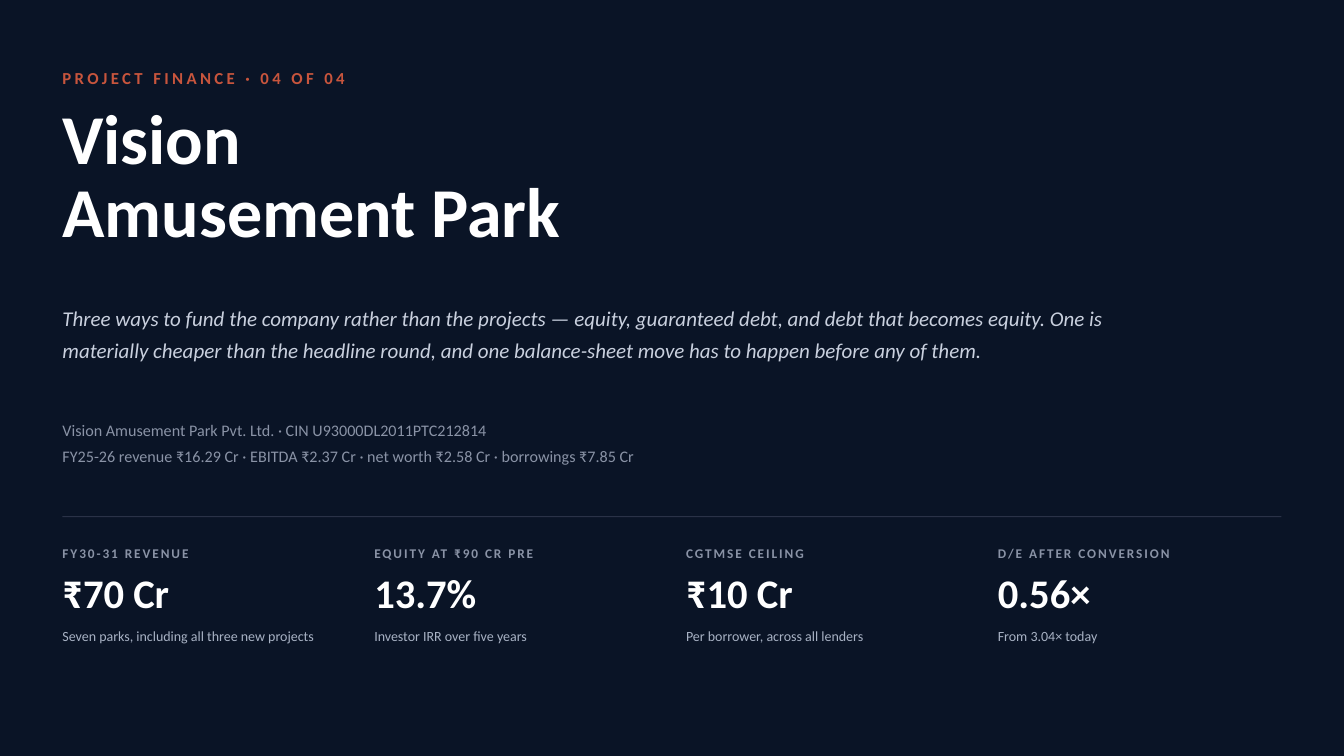
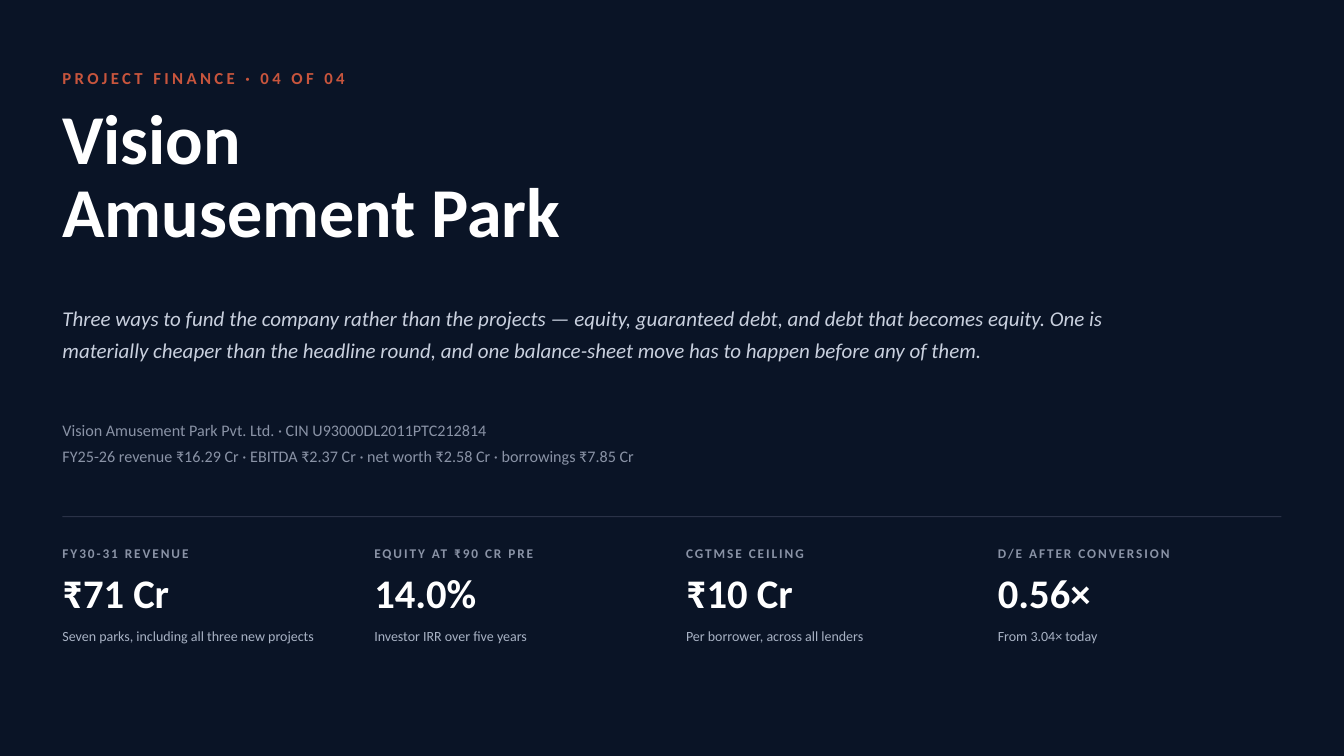
Before and after one commit to eodcfo/vappl-deck, a slide deck: slide 1 of pptx/EOD-Company-Capital-Structure.pptx. Drawn at 1344x756 pixels with LibreOffice and Linux fonts; fonts in the diff are those of the drawing. Boxes give left, top, right and bottom in pixels: in the first picture for what was removed or moved away, otherwise in the second. Text is boxed around its words. In the diff, an @@ line names an element or a change of style, - is before the commit and + after.

```diff
--- a/pptx/EOD-Company-Capital-Structure.pptx
+++ b/pptx/EOD-Company-Capital-Structure.pptx
@@ text at bbox=[62, 581, 169, 609]: text changed @@
-₹70 Cr
+₹71 Cr
@@ text at bbox=[374, 580, 476, 609]: text changed @@
-13.7%
+14.0%
```
Also in this commit, not shown: 5 other slides changed, 13 other files.
